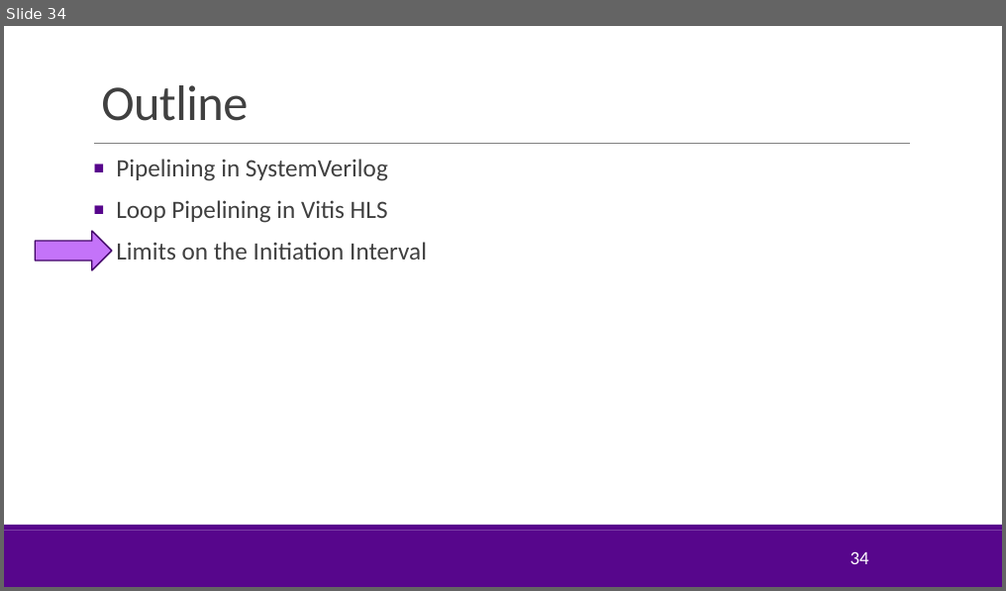
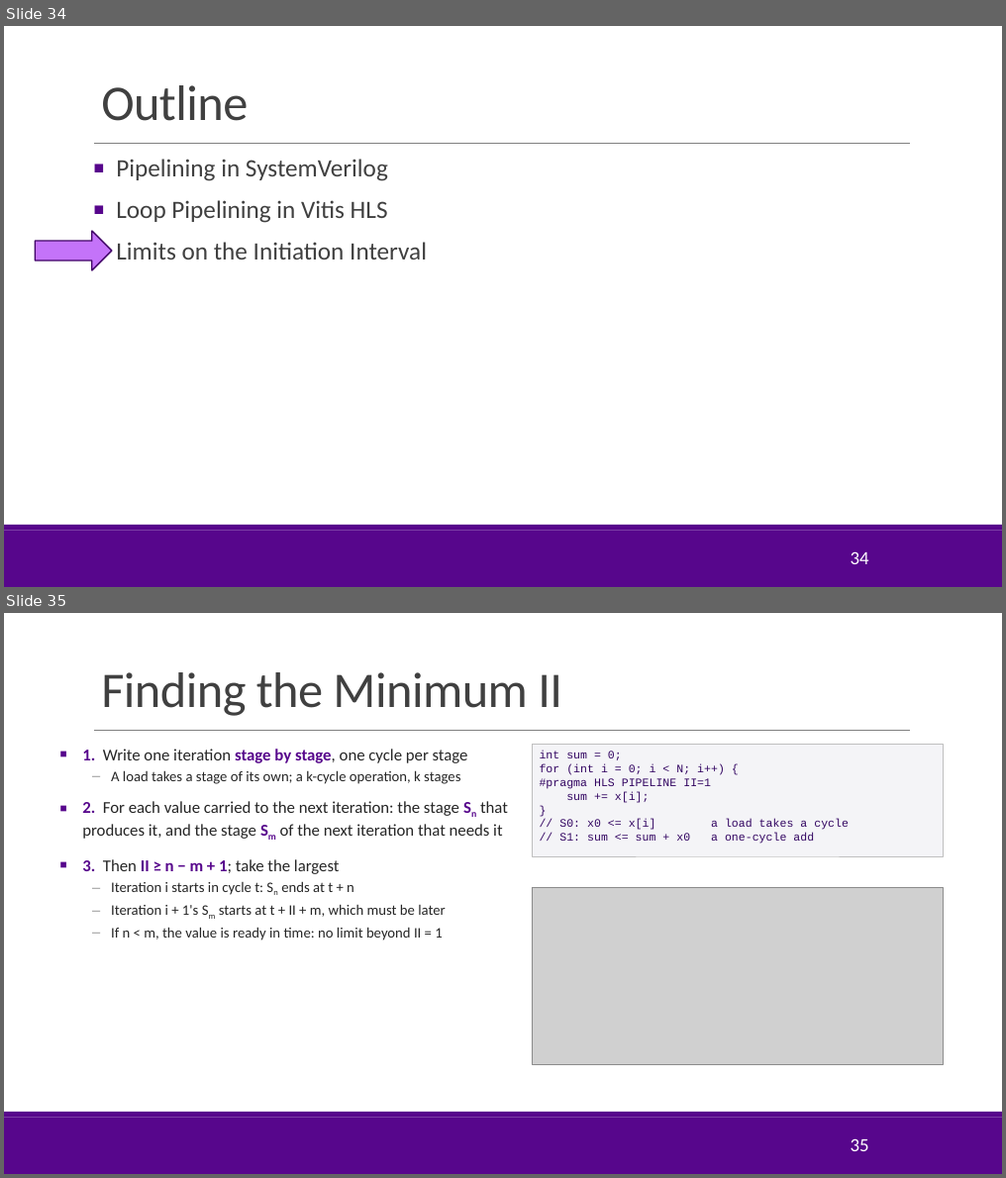
Before and after one commit to sdrangan/hwdesign, a slide deck: units/unit07_loopopt/loopopt.pptx. Shown one above the other, each under a label of ours: slide 34 before the commit, slides 34 and 35 after it. The pictures are 1006x591 and 1006x1178 pixels, drawn with LibreOffice and Linux fonts; fonts in the diff are those of the drawing; grey boxes stand for pictures; background and template pictures are left out. Boxes give left, top, right and bottom in pixels: in the first picture for what was removed or moved away, otherwise in the second. Text is boxed around its words. In the diff, an @@ line names an element or a change of style, - is before the commit and + after.

```diff
--- a/units/unit07_loopopt/loopopt.pptx
+++ b/units/unit07_loopopt/loopopt.pptx
@@ slide 35 added at [4, 613, 1002, 1174], background #FFFFFF; not listed: 3 template elements that a slide beside it also shows @@
@@ title added at [101, 672, 562, 716], 48 pt, text #404040 @@
+Finding the Minimum II
@@ text added at [82, 749, 508, 941], 16 pt, text #262626 @@
+■ 1. Write one iteration stage by stage, one cycle per stage
+– A load takes a stage of its own; a k-cycle operation, k stages
+■ 2. For each value carried to the next iteration: the stage Sn that produces it, and the stage Sm of the next iteration that needs it
+■ 3. Then II ≥ n − m + 1; take the largest
+– Iteration i starts in cycle t: Sn ends at t + n
+– Iteration i + 1's Sm starts at t + II + m, which must be later
+– If n < m, the value is ready in time: no limit beyond II = 1
@@ rectangle added at [532, 744, 944, 857], fill #F4F4F7, outline #BFBFBF 0.75 pt, 11 pt, text #330662 @@
+int sum = 0;
+for (int i = 0; i < N; i++) {
+#pragma HLS PIPELINE II=1
+sum += x[i];
+}
+// S0: x0 <= x[i] a load takes a cycle
+// S1: sum <= sum + x0 a one-cycle add
@@ picture added at [532, 888, 944, 1065] @@
@@ page number added at [850, 1139, 869, 1152], 18 pt, text #FFFFFF @@
+35
```
Also in this commit, not shown: 2 slides changed, 6 other files.
